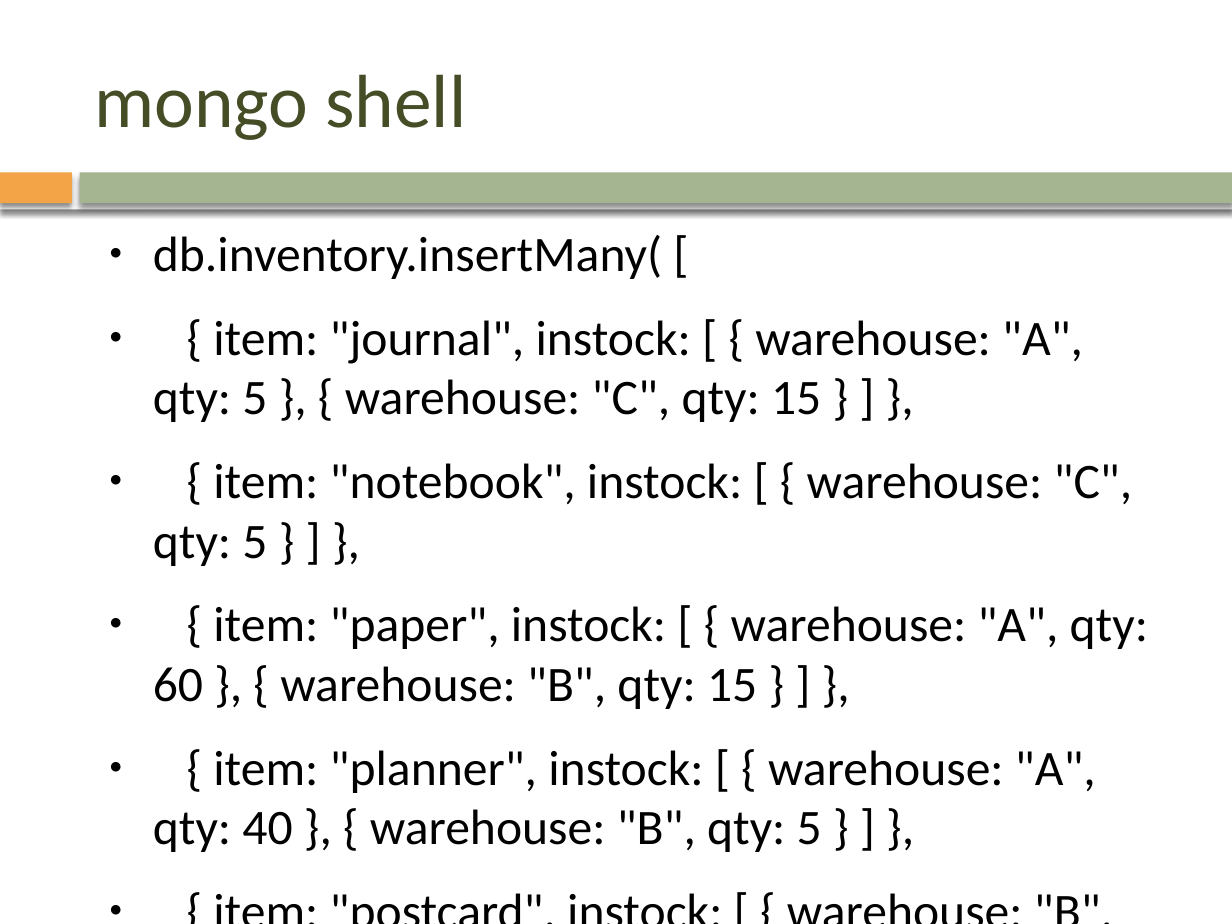
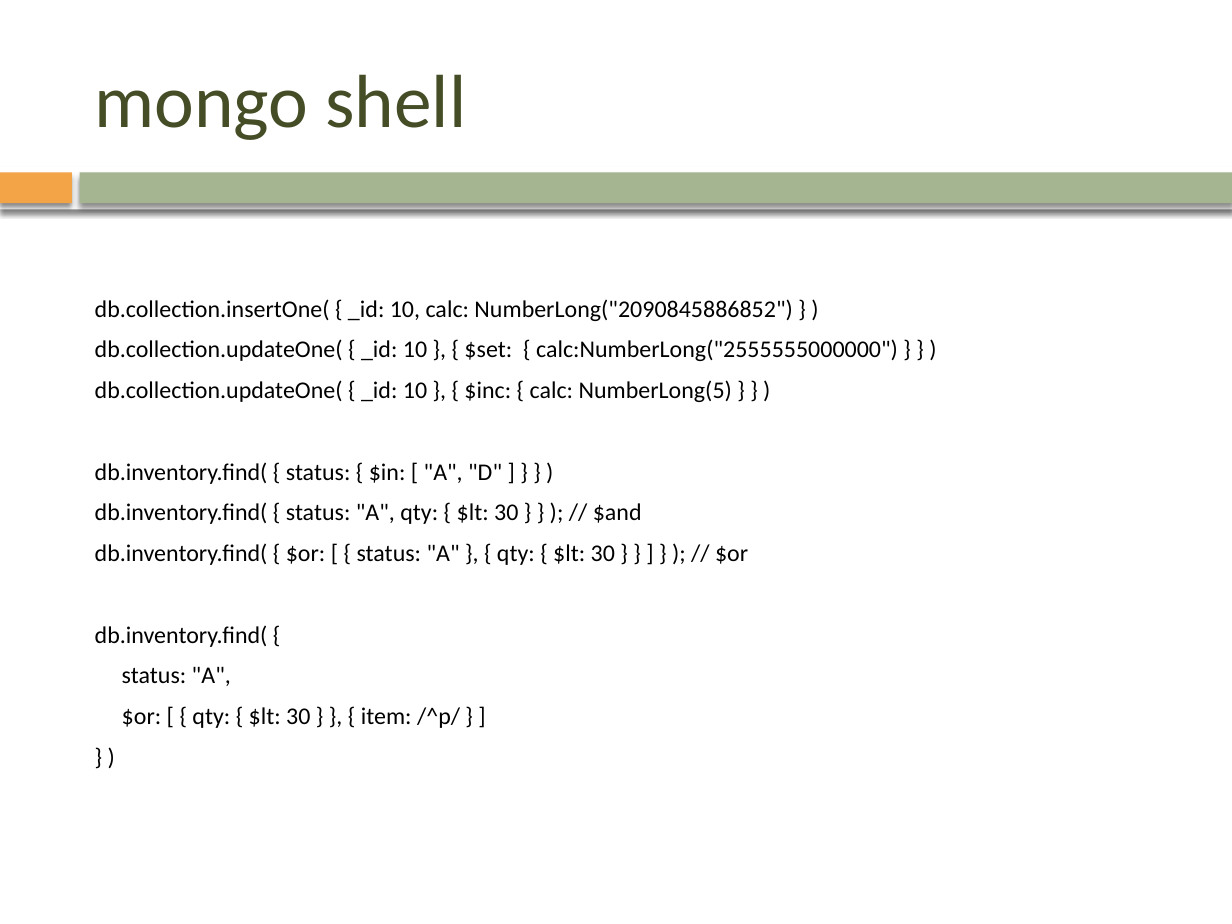
Before and after one commit to mrviit/notes, a slide deck: slide 35 of pp_template/nonsql/NoSQL.pptx (slide 36 before the commit). Drawn at 1232x924 pixels with LibreOffice and Linux fonts; fonts in the diff are those of the drawing; background and template pictures are left out. Boxes give left, top, right and bottom in pixels: in the first picture for what was removed or moved away, otherwise in the second. Text is boxed around its words. In the diff, an @@ line names an element or a change of style, - is before the commit and + after.

```diff
--- a/pp_template/nonsql/NoSQL.pptx
+++ b/pp_template/nonsql/NoSQL.pptx
@@ text at <box>95,299,898,728</box>: text changed; size 29 to 14 pt @@
-● db.inventory.insertMany( [
-● { item: "journal", instock: [ { warehouse: "A", qty: 5 }, { warehouse: "C", qty: 15 } ] },
-● { item: "notebook", instock: [ { warehouse: "C", qty: 5 } ] },
-● { item: "paper", instock: [ { warehouse: "A", qty: 60 }, { warehouse: "B", qty: 15 } ] },
-● { item: "planner", instock: [ { warehouse: "A", qty: 40 }, { warehouse: "B", qty: 5 } ] },
-● { item: "postcard", instock: [ { warehouse: "B", qty: 15 }, { warehouse: "C", qty: 35 } ] }
-● ]);
+db.collection.insertOne( { _id: 10, calc: NumberLong("2090845886852") } )
+db.collection.updateOne( { _id: 10 }, { $set: { calc:NumberLong("2555555000000") } } )
+db.collection.updateOne( { _id: 10 }, { $inc: { calc: NumberLong(5) } } )
+db.inventory.find( { status: { $in: [ "A", "D" ] } } )
+db.inventory.find( { status: "A", qty: { $lt: 30 } } ); // $and
+db.inventory.find( { $or: [ { status: "A" }, { qty: { $lt: 30 } } ] } ); // $or
+db.inventory.find( {
+status: "A",
+$or: [ { qty: { $lt: 30 } }, { item: /^p/ } ]
+} )
```
Also in this commit, not shown: 22 other slides changed, 3 slides removed, 2 other files.
